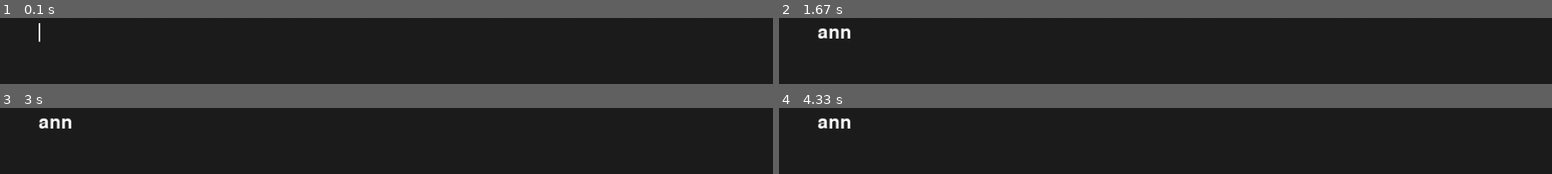
Above: before the commit, frames 1-4 (two rows, left to right).
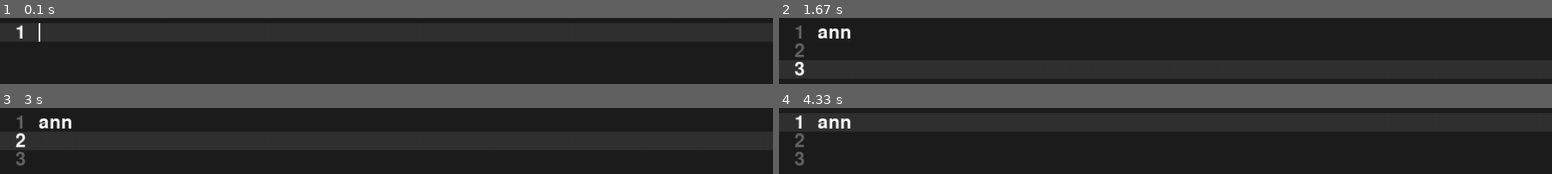
Above: after the commit, the same moments.

Repository: Nuffe/Textbox
Game: pygame game, started from main.py
The game is run twice, just before and just after one commit, with the same random seed, the same clock (stepped at 60 frames per second) and the same inputs.
Inputs:
- Up to frame 1 (0.1 s): no input
- Up to frame 2 (1.67 s): type "ann" at 0.33 s; tap Enter at 0.67, 0.88 s
- Up to frame 3 (3 s): hold Up 1.77-2.23 s; hold Right 2.32-2.78 s; hold Left from 2.82 s (still down)
- Up to frame 4 (4.33 s): release Left at 3.35 s; hold Down 3.38-3.68 s; hold Left 3.72-4.12 s; hold Up from 4.15 s (still down)

The runs differ from the first frame. In frame 1, 0.1% of the frame differs, in the area x 2-3%, y 10-32%; in frame 2, 0.4%, in the area x 2-4%, y 11-89%; in frame 3, 0.4%; in frame 4, 0.4%.

Commit message:
Added line numbers and line highlight. +  some new points to ToDO

Diff:
--- a/textbox/base.py
+++ b/textbox/base.py
@@ -71,16 +71,14 @@
                     cursorPos += 1
 
                     # Stop overflowing the line
-                    # Get new X value
-                    buf = textLines[pointerY]
-                    line_text = buf.textContent()
+                    # Get new X value based on the new character
+                    tempBuf = textLines[pointerY]
+                    line_text = tempBuf.textContent()
                     pointerX = positionX + font.size(line_text[:cursorPos])[0]
 
                     if pointerX > 950:
-                        buf.delete(cursorPos -1)
-                        cursorPos -= 1
+                        tempBuf.delete(cursorPos -1)
                         pointerY += 1
-                        cursorPos = 0
                         if pointerY >= len(textLines):
                             textLines.append(gapBuffer(100))
                         textLines[pointerY].insert(0, character)
@@ -88,6 +86,13 @@
 
 
     screen.fill((30, 30, 30))
+
+
+
+    # Highlight the current line
+    if pointerY < len(textLines):
+        pygame.draw.rect(screen, (50, 50, 50), (positionX - 50, positionY + pointerY * font.get_height(), 1000, font.get_height()), 0)
+
 
     # Creating the text cursor/caret pointer
     buffer = textLines[pointerY]
@@ -106,7 +111,22 @@
         key = font.render(textOutput, True, (255, 255, 255))
         screen.blit(key, (positionX, positionY + i * font.get_height()))
 
-    clock.tick(60)
+
+    # Render line numbers
+    for i in range(len(textLines)):
+        line_number = str(i + 1)
+        if(i == (pointerY)):
+            line_number_surface = font.render(line_number, True, (250, 250, 250))
+        else:
+            line_number_surface = font.render(line_number, True, (100, 100, 100))
+
+        if( i < 9):
+            screen.blit(line_number_surface, (positionX - 30, positionY + i * font.get_height()))
+        else:
+            screen.blit(line_number_surface, (positionX - 43, positionY + i * font.get_height()))
+
+
+
     pygame.display.flip()
 
 pygame.quit()
--- a/textbox/gap_buffer.py
+++ b/textbox/gap_buffer.py
@@ -8,6 +8,8 @@
         self.gap_end = self.gap_size -1
         print(self.buffer)
 
+
+    # Grow the gap at position, new array is made and old data is copied over
     def grow(self, growthSize: int, position):
         a = self.buffer[position:self.size]
         self.buffer[position:position+growthSize] = ['' for i in range(growthSize)]
@@ -16,6 +18,7 @@
         self.size += growthSize
         self.gap_end += growthSize
 
+    # moves the gap right by changing the character to "", array size is not changed
     def right(self, position):
         while position > self.gap_start:
             self.gap_start += 1
@@ -30,6 +33,7 @@
             self.buffer[self.gap_end +1] = self.buffer[self.gap_start]
             self.buffer[self.gap_start] = ''
 
+    # way to keep position and gap in sync
     def move_position(self, position):
         if position < self.gap_start:
             self.left(position)
@@ -37,10 +41,8 @@
             self.right(position)
 
     def insert(self, position, character):
-
         if self.gap_end == self.gap_start:
             self.grow(5, position)
-
         self.move_position(position)
         self.buffer[self.gap_start] = character
         self.gap_start += 1
@@ -48,16 +50,18 @@
 
         print(self.buffer)
 
+    # simular to move left, but increases the gap size
     def delete(self, position):
         if position != self.gap_start:
-            self.move_position(position + 1)
+            self.move_position(position +1)
             self.gap_start -= 1
             self.buffer[self.gap_start] = ''
 
-
+    # Returns the text content, excluding the gap
     def textContent(self):
         return "".join(self.buffer[:self.gap_start]) + "".join(self.buffer[self.gap_end:])
 
+    # Printout that show a the gap more clearly
     def __repr__(self):
         before = "".join(self.buffer[:self.gap_start])
         gap_len = self.gap_end - self.gap_start
Not shown, changed: README.md
